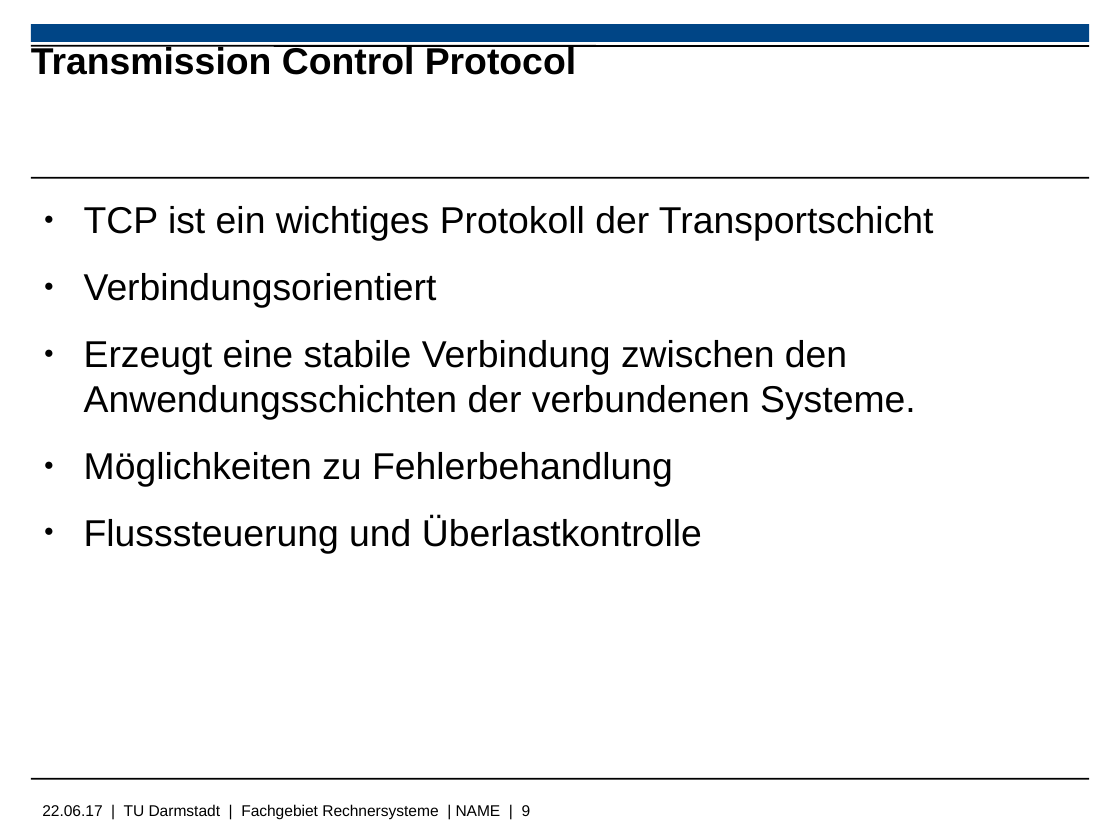
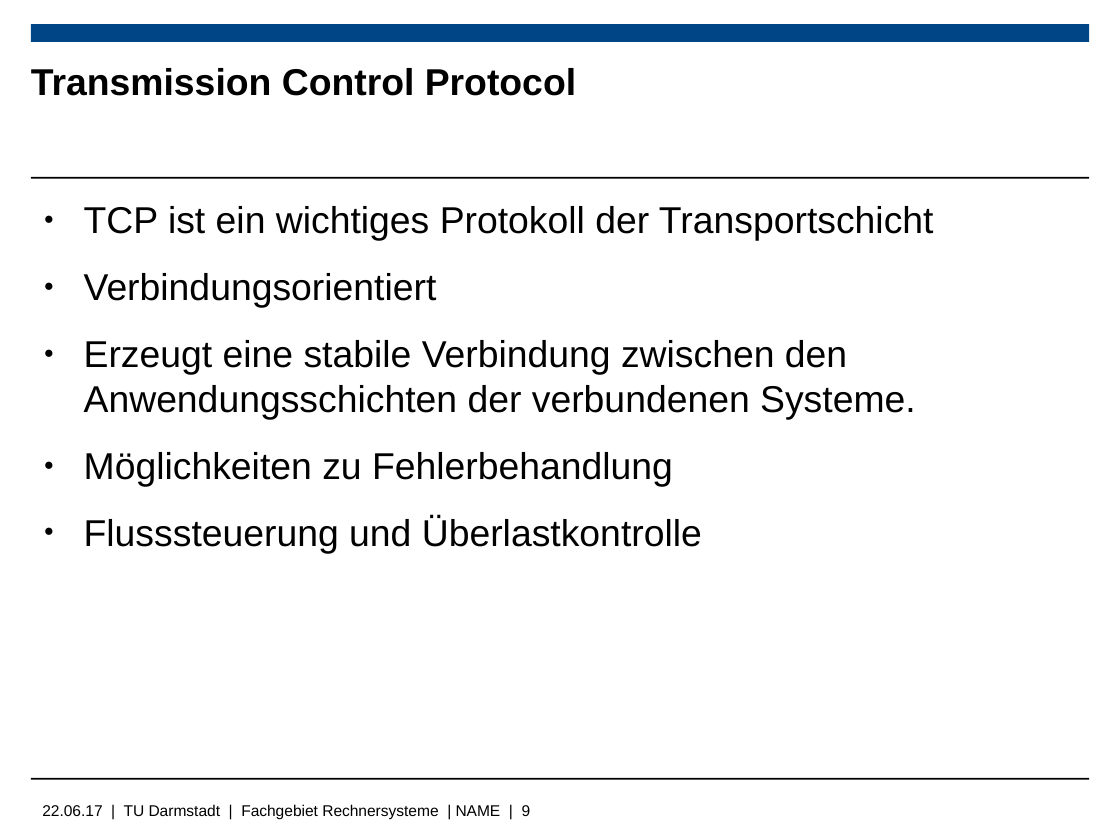
Before and after one commit to Wiero/Bachelorarbeit, a slide deck: slide 9 of Bachelorpräsenation.odp. Drawn at 1120x840 pixels with LibreOffice and Linux fonts; fonts in the diff are those of the drawing; background and template pictures are left out. Boxes give left, top, right and bottom in pixels: in the first picture for what was removed or moved away, otherwise in the second. Text is boxed around its words. In the diff, an @@ line names an element or a change of style, - is before the commit and + after.

```diff
--- a/Bachelorpräsenation.odp
+++ b/Bachelorpräsenation.odp
@@ title "Transmission Control Protocol": place and size @@
-title "Transmission Control Protocol" at [31,45,576,75]
+title "Transmission Control Protocol" at [31,68,576,96]
@@ line removed from (31, 46) to (1089, 46) @@
```
Also in this commit, not shown: 14 other slides changed, 2 slides added, 2 slides removed, 1 other file.
